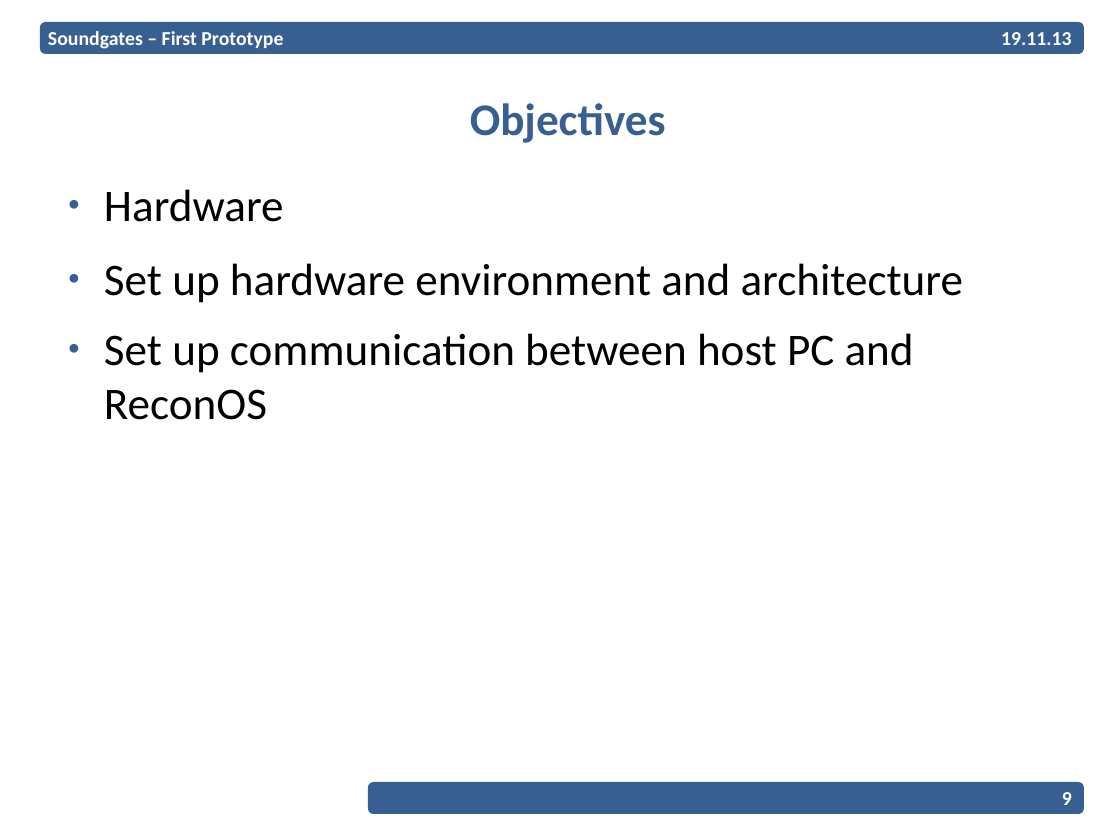
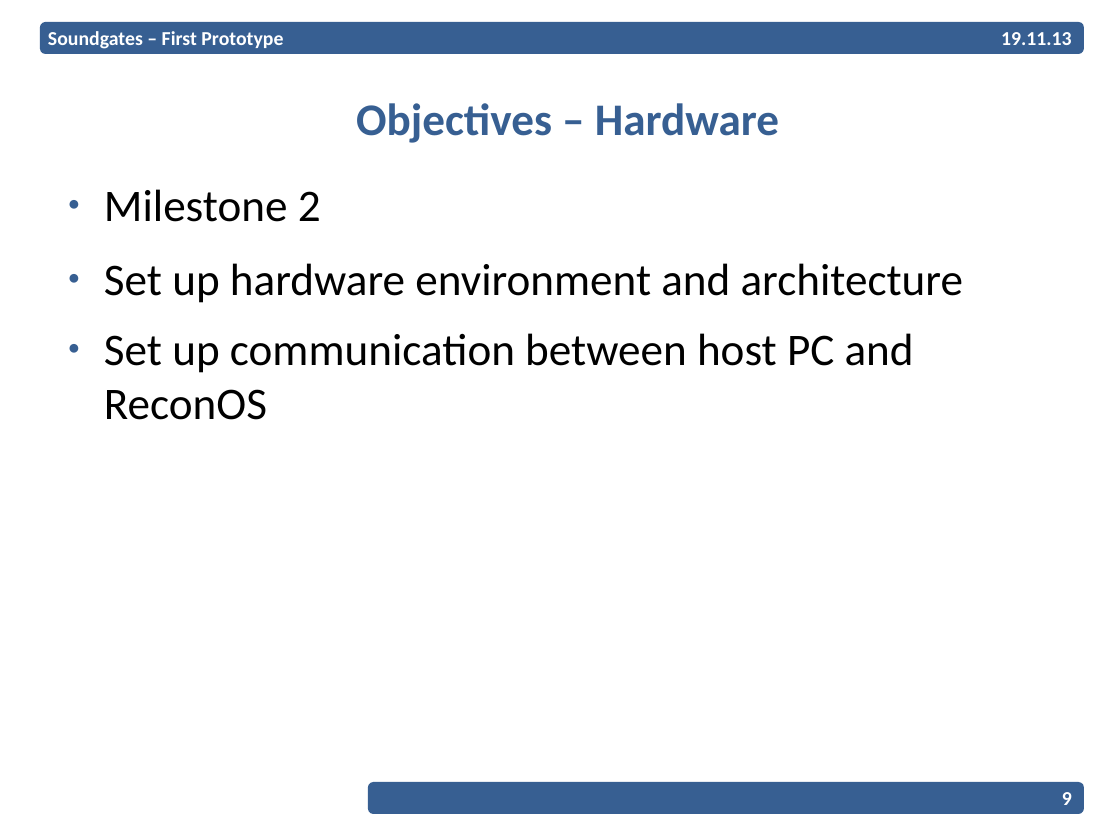
Before and after one commit to EPiCS/soundgates, a slide deck: slide 9 of documents/milestone1-2-presentation/Presentation.odp. Drawn at 1120x840 pixels with LibreOffice and Linux fonts; fonts in the diff are those of the drawing; background and template pictures are left out. Boxes give left, top, right and bottom in pixels: in the first picture for what was removed or moved away, otherwise in the second. Text is boxed around its words. In the diff, an @@ line names an element or a change of style, - is before the commit and + after.

Commit message:
added hardware thread state machine to prototype presentation

```diff
--- a/documents/milestone1-2-presentation/Presentation.odp
+++ b/documents/milestone1-2-presentation/Presentation.odp
@@ title at [356, 103, 779, 143]: text changed @@
-Objectives
+Objectives – Hardware
@@ text at [104, 189, 321, 222]: text changed @@
-● Hardware
+● Milestone 2
```
Also in this commit, not shown: 7 other slides changed, 6 slides added.
